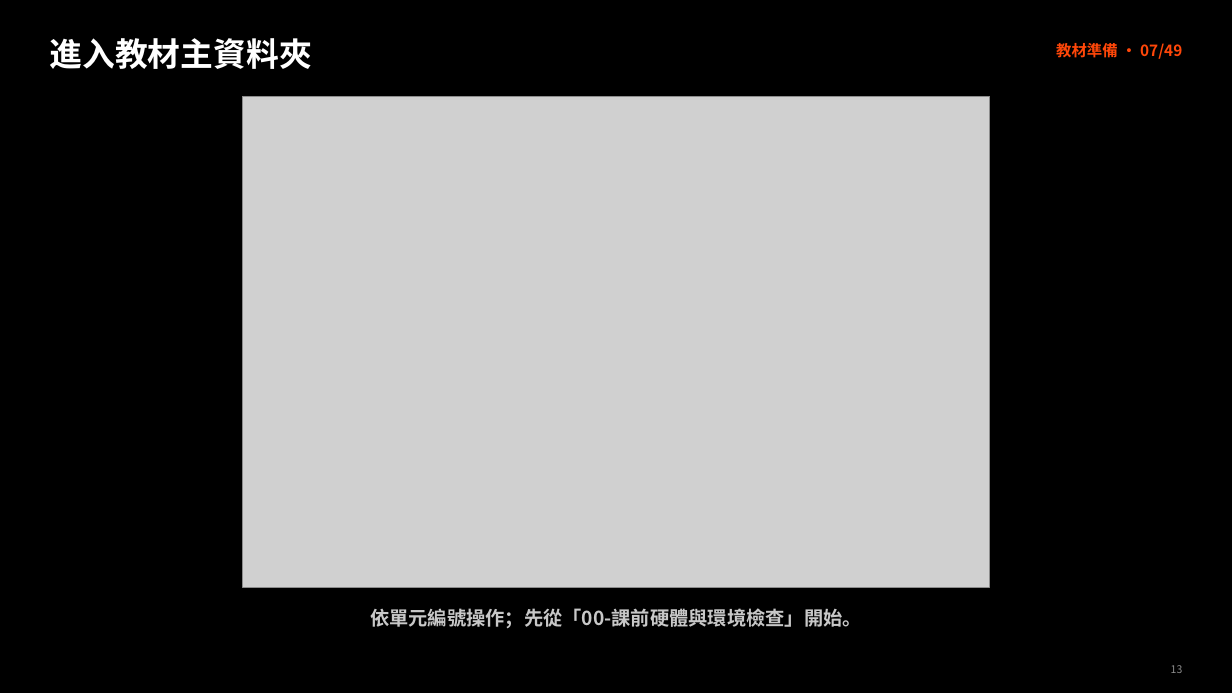
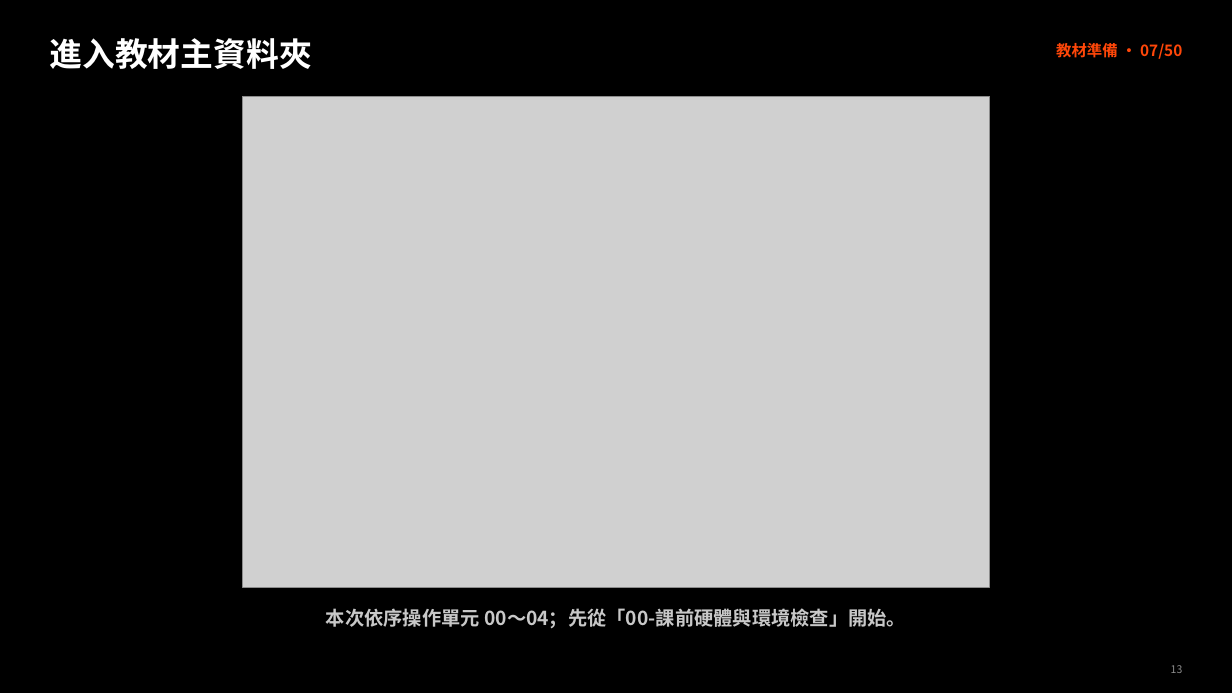
Before and after one commit to lee0401g/project-delivery_3LM, a slide deck: slide 13 of 地端AI建置實作.pptx. Drawn at 1232x693 pixels with LibreOffice and Linux fonts; fonts in the diff are those of the drawing; grey boxes stand for pictures. Boxes give left, top, right and bottom in pixels: in the first picture for what was removed or moved away, otherwise in the second. Text is boxed around its words. In the diff, an @@ line names an element or a change of style, - is before the commit and + after.

Commit message:
修改同步內容
1 獨立出 p25、26 操作分支
2 移除 p27 贅字
3 p33 更新狀態檢查流程與示意圖，確保敘述一致
4 p47 應要求閱者在此頁將開關設定到與此一致
5 明確標示本份簡報僅涵蓋單元 00～04
6 已移除畫面、正文及講者備註中的未來 RAG／知識庫提示

```diff
--- a/地端AI建置實作.pptx
+++ b/地端AI建置實作.pptx
@@ text at [1056, 43, 1182, 59]: text changed @@
-教材準備 · 07/49
+教材準備 · 07/50
@@ text at [326, 608, 906, 628]: text changed @@
-依單元編號操作；先從「00-課前硬體與環境檢查」開始。
+本次依序操作單元 00～04；先從「00-課前硬體與環境檢查」開始。
```
Also in this commit, not shown: 51 other slides changed, 4 slides added, 2 slides removed, 2 other files.
